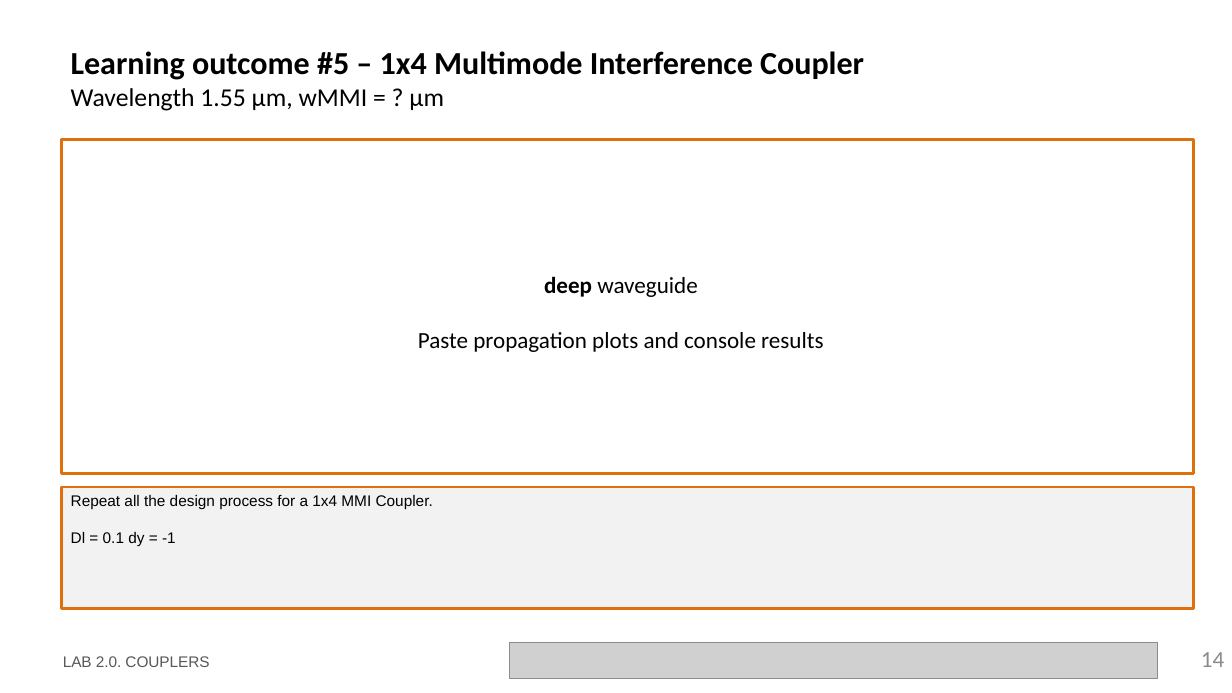
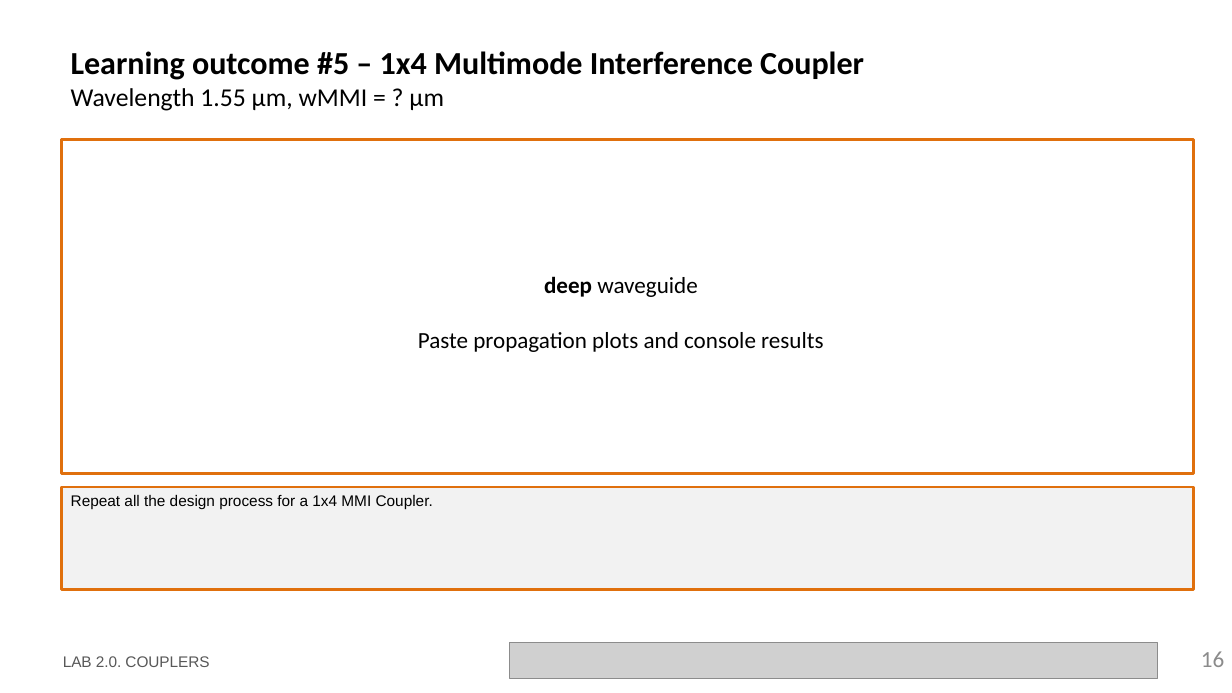
Before and after one commit to snacmuo/pic-upv-lab2, a slide deck: slide 16 of LabBook_20.pptx (slide 14 before the commit). Drawn at 1232x693 pixels with LibreOffice and Linux fonts; fonts in the diff are those of the drawing; grey boxes stand for pictures; background and template pictures are left out. Boxes give left, top, right and bottom in pixels: in the first picture for what was removed or moved away, otherwise in the second. Text is boxed around its words. In the diff, an @@ line names an element or a change of style, - is before the commit and + after.

```diff
--- a/LabBook_20.pptx
+++ b/LabBook_20.pptx
@@ rectangle "Repeat all the design process ..." resized from (x1=62, y1=487, x2=1194, y2=608) to (x1=62, y1=487, x2=1194, y2=590) @@
@@ text in rectangle at (x1=71, y1=532, x2=176, y2=546): paragraph removed @@
-Dl = 0.1 dy = -1
@@ page number at (x1=1201, y1=651, x2=1224, y2=667): text changed @@
-14
+16
```
Also in this commit, not shown: 4 other slides changed, 5 slides added, 1 other file.
